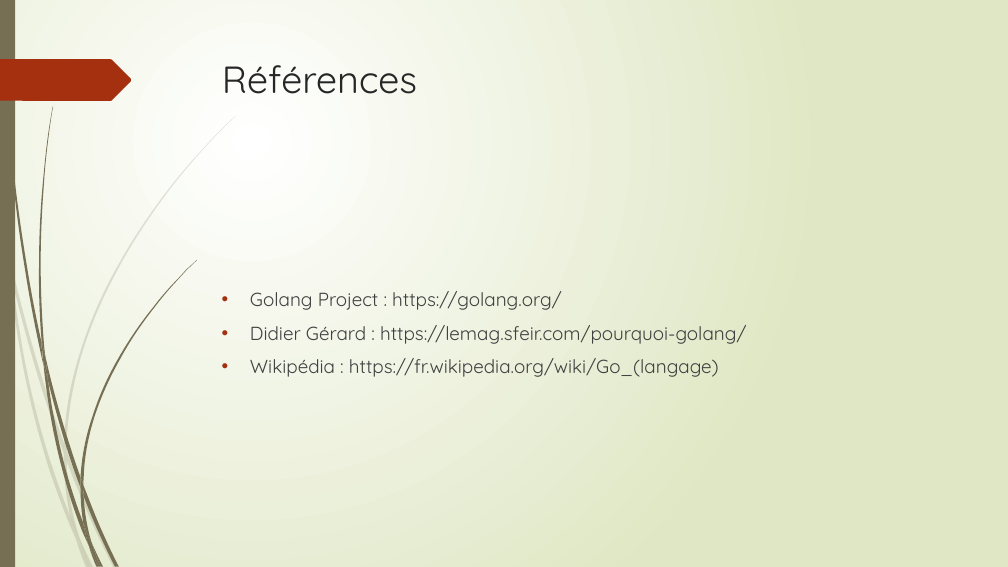
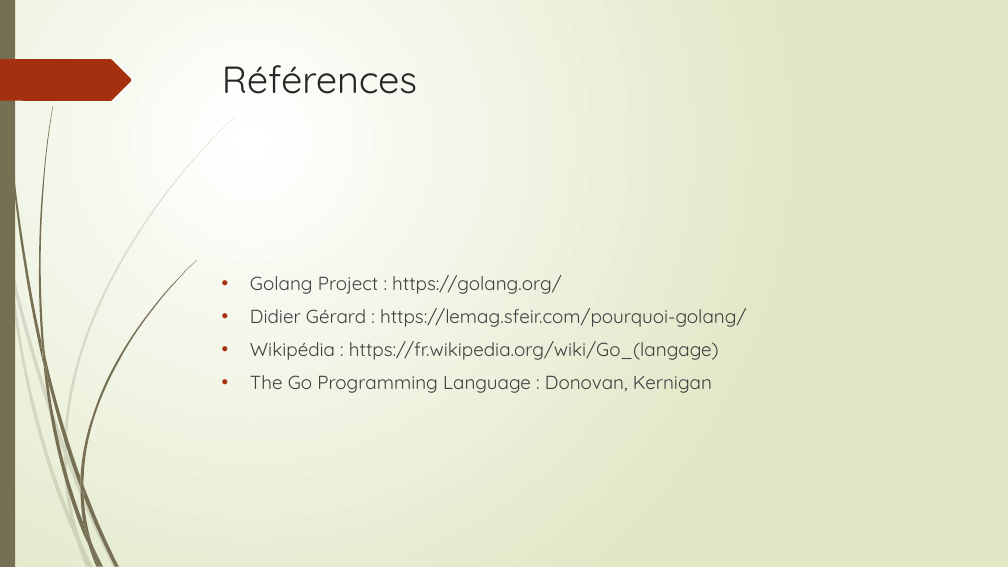
Before and after one commit to thierrydecker/learning-go, a slide deck: slide 22 of documentations/learning-go.pptx. Drawn at 1008x567 pixels with LibreOffice and Linux fonts; fonts in the diff are those of the drawing. Boxes give left, top, right and bottom in pixels: in the first picture for what was removed or moved away, otherwise in the second. Text is boxed around its words. In the diff, an @@ line names an element or a change of style, - is before the commit and + after.

Commit message:
Added Donovan & Kernigan book

```diff
--- a/documentations/learning-go.pptx
+++ b/documentations/learning-go.pptx
@@ text at bbox=[250, 375, 712, 393]: paragraph added @@
+• The Go Programming Language : Donovan, Kernigan
```
Also in this commit, not shown: 1 other file.
